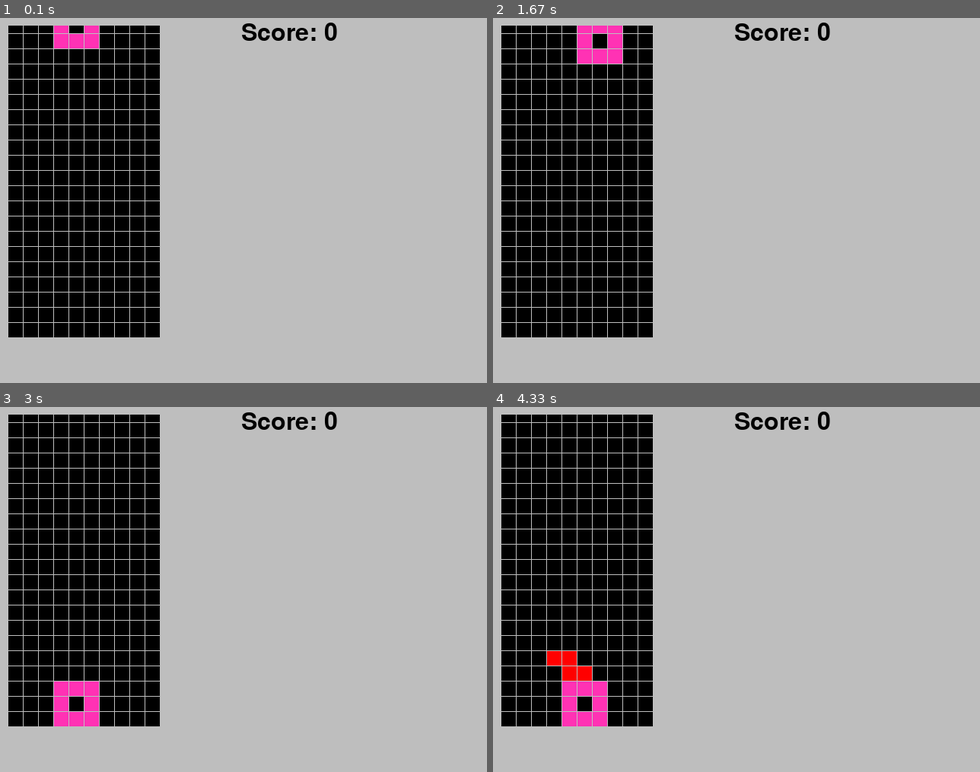
Above: before the commit, frames 1-4 (two rows, left to right).
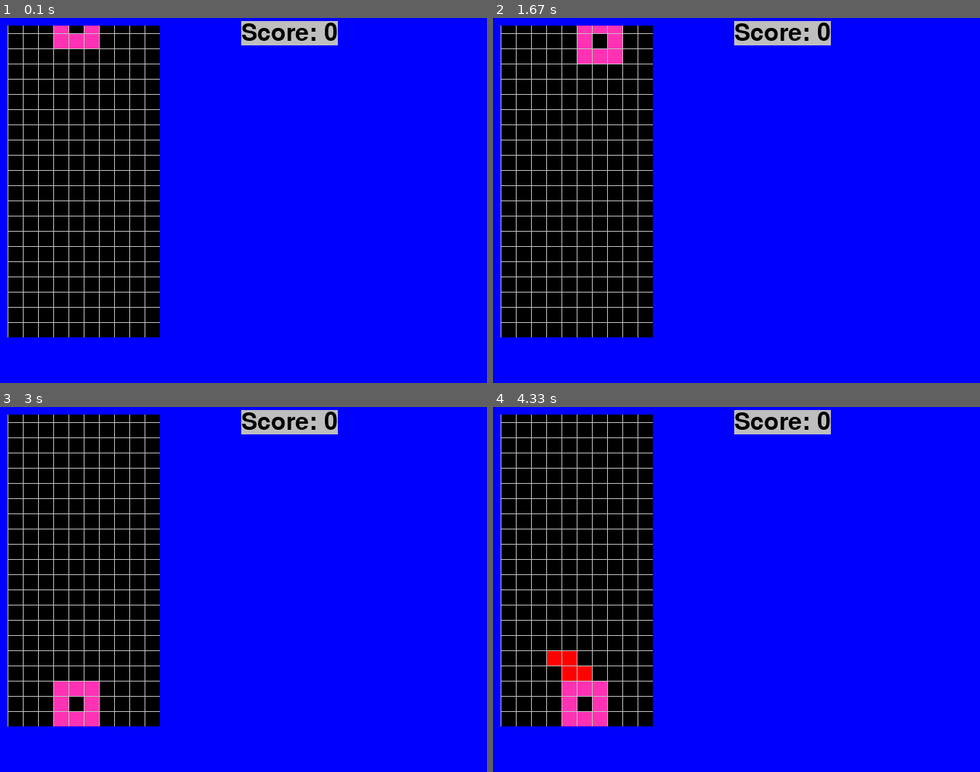
Above: after the commit, the same moments.

Repository: ANewProfile/python
Game: pygame game, started from tetris.py
Same seed, same stepped clock (60 frames per second), same inputs: the game is played once before the commit and once after it.
Inputs:
- Up to frame 1 (0.1 s): no input
- Up to frame 2 (1.67 s): hold Right 0.33-0.8 s; hold Up 0.83-1.13 s; hold Right 1.17-1.63 s
- Up to frame 3 (3 s): hold Left 1.67-2.2 s; hold Down 2.23-2.53 s; hold Left 2.57-2.97 s
- Up to frame 4 (4.33 s): hold Right 3.4-4.03 s; hold Down from 4.07 s (still down)

The runs differ from the first frame. In frame 1, 72% of the frame differs, in the area x 0-100%, y 0-100%; in frame 2, 72%; in frame 3, 72%; in frame 4, 72%.

Commit message:
updated files

Diff:
--- a/tetris.py
+++ b/tetris.py
@@ -210,7 +210,7 @@
                 locking = False
                 check_and_clear_lines(board)
 
-        screen.fill(gray)
+        screen.fill(blue)
         draw_board(board, board_surface)
         draw_Tetrimino(active_Tetrimino.x, active_Tetrimino.y, peices[active_Tetrimino.type][active_Tetrimino.rotation],
         board_surface)
--- /dev/null
+++ b/tictactoe.py
@@ -0,0 +1,100 @@
+import random
+
+print("Hello! Welcome to TicTacToe!")
+print("--------------------------")
+
+possibleNumbers = [1,2,3,4,5,6,7,8,9]
+gameBoard = [[1,2,3], [4,5,6], [7,8,9]]
+rows = 3
+cols = 3
+
+def printGameBoard():
+    for x in range(rows):
+        print("\n+---+---+---+")
+        print("|", end="")
+        for y in range(cols):
+            print("", gameBoard[x][y], end=" |")
+    print("\n+---+---+---+")
+
+def modifyArray(num, turn):
+    num -= 1
+    if num == 0:
+        gameBoard[0][0] = turn
+    elif num == 1:
+        gameBoard[0][1] = turn
+    elif num == 2:
+        gameBoard[0][2] = turn
+    elif num == 3:
+        gameBoard[1][0] = turn
+    elif num == 4:
+        gameBoard[1][1] = turn
+    elif num == 5:
+        gameBoard[1][2] = turn
+    elif num == 6:
+        gameBoard[2][0] = turn
+    elif num == 7:
+        gameBoard[2][1] = turn
+    elif num == 8:
+        gameBoard[2][2] = turn
+
+def checkForWinner():
+    if gameBoard[0][0] == "X" and gameBoard[0][1] == "X" and gameBoard[0][2] == "X":
+        print("You win!")
+        return "X"
+    elif gameBoard[0][0] == "O" and gameBoard[0][1] == "0" and gameBoard[0][2] == "O":
+        print("You lose!")
+        return "O"
+    elif gameBoard[1][0] == "X" and gameBoard[1][1] == "X" and gameBoard[1][2] == "X":
+        print("You win!")
+        return "X"
+    elif gameBoard[1][0] == "O" and gameBoard[1][1] == "O" and gameBoard[1][2] == "O":
+        print("You lose!")
+        return "O"
+    elif gameBoard[2][0] == "X" and gameBoard[2][1] == "X" and gameBoard[2][2] == "X":
+        print("You win!")
+        return "X"
+    elif gameBoard[2][0] == "O" and gameBoard[2][1] == "O" and gameBoard[2][2] == "O":
+        print("You lose!")
+        return "O"
+    elif gameBoard[0][0] == "X" and gameBoard[1][0] == "X" and gameBoard[2][0] == "X":
+        print("You win!")
+        return "X"
+    elif gameBoard[0][0] == "O" and gameBoard[1][0] == "O" and gameBoard[2][0] == "O":
+        print("You lose!")
+        return "O"
+    elif gameBoard[0][1] == "X" and gameBoard[1][1] == "X" and gameBoard[2][1] == "X":
+        print("You win!")
+        return "X"
+    elif gameBoard[0][2] == "X" and gameBoard[1][2] == "X" and gameBoard[2][2] == "X":
+        print("You lose!")
+        return "O"
+    elif gameBoard[0][0] == "X" and gameBoard[1][1] == "X" and gameBoard[2][2] == "X":
+        print("You win!")
+        return "X"
+    elif gameBoard[0][0] == "O" and gameBoard[1][1] == "O" and gameBoard[2][2] == "O":
+        print("You lose!")
+        return "O"
+
+leaveLoop = False
+turn = "X"
+turnCounter = 0
+
+while leaveLoop == False:
+    if turnCounter % 2 == 1:
+        printGameBoard()
+        numberPicked = int(input("\nChoose a number 1-9: "))
+        if numberPicked >=1 or numberPicked <= 9:
+            modifyArray(numberPicked, "X")
+            possibleNumbers.remove(numberPicked)
+        else:
+            print("Invalid input. Please try again.")
+        turnCounter += 1
+    else:
+        while True:
+            cpuChoice = random.choice(possibleNumbers)
+            print("\nCPU Choice: " + cpuChoice)
+            if cpuChoice in possibleNumbers:
+                modifyArray(cpuChoice, "O")
+                possibleNumbers.remove(cpuChoice)
+                turnCounter += 1
+                break
Not shown, removed: dataStructure
